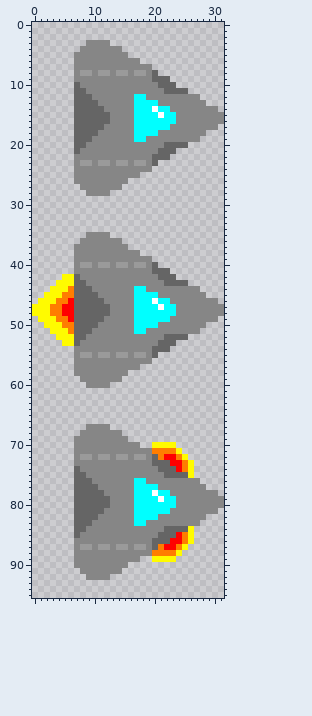
Two states of a sprite sheet, images/ship.png. Above, as it was before the edit.
The file is 32x96 pixels. Colours within 5 levels of each other are drawn and written as one.
New version:
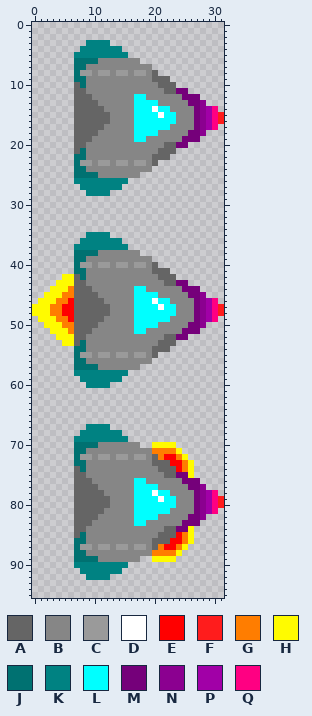
Palette (. is transparent): A #656565  B #868686  C #9a9a9a  D #ffffff  E #ff0000  F #ff1c1c  G #ff7d00  H #fffb00  J #007171  K #008282  L #00ffff  M #75007a  N #8b0090  P #a100a7  Q #ff0082
Author's note on the commit: Added markers to help see ship rotation
From old to new:
Colour B gives way to colour F in rows 15 to 16 at x 31; in rows 47 to 48 at x 31; in rows 79 to 80 at x 31.
Colour B gives way to colour J in row 6 at x 7 to 10; in row 7 at x 7 to 8; in row 8 at x 7; in row 9 at x 7 to 8; in row 10 at x 8; in row 21 at x 8.
Colour B gives way to colour J in row 22 at x 7 to 8; in row 23 at x 7; in row 24 at x 7 to 8; in row 25 at x 7 to 10; in row 38 at x 7 to 10; in row 39 at x 7 to 8.
Colour B gives way to colour J in row 40 at x 7; in row 41 at x 7 to 8; in row 42 at x 8; in row 53 at x 8; in row 54 at x 7 to 8; in row 55 at x 7.
Colour B gives way to colour J in row 56 at x 7 to 8; in row 57 at x 7 to 10; in row 70 at x 7 to 10; in row 71 at x 7 to 8; in row 72 at x 7; in row 73 at x 7 to 8.
Colour B gives way to colour J in row 74 at x 8; in row 85 at x 8; in row 86 at x 7 to 8; in row 87 at x 7; in row 88 at x 7 to 8; in row 89 at x 7 to 10.
Colour B gives way to colour K in row 3 at x 9 to 12; in row 4 at x 8 to 14; in row 5 at x 7 to 15; in row 26 at x 7 to 15; in row 27 at x 8 to 14; in row 28 at x 9 to 12.
Colour B gives way to colour K in row 35 at x 9 to 12; in row 36 at x 8 to 14; in row 37 at x 7 to 15; in row 58 at x 7 to 15; in row 59 at x 8 to 14; in row 60 at x 9 to 12.
Colour B gives way to colour K in row 67 at x 9 to 12; in row 68 at x 8 to 14; in row 69 at x 7 to 15; in row 90 at x 7 to 15; in row 91 at x 8 to 14; in row 92 at x 9 to 12.
Colour A gives way to colour M in row 11 at x 24 to 25; in row 20 at x 24 to 25; in row 43 at x 24 to 25; in row 52 at x 24 to 25; in row 75 at x 24 to 25; in row 84 at x 24 to 25.
Colour B gives way to colour M in row 12 at x 25 to 27; in row 13 at x 26 to 27; in rows 14 to 17 at x 27; in row 18 at x 26 to 27; in row 19 at x 25 to 27; in row 44 at x 25 to 27.
Colour B gives way to colour M in row 45 at x 26 to 27; in rows 46 to 49 at x 27; in row 50 at x 26 to 27; in row 51 at x 25 to 27; in row 76 at x 25 to 27; in row 77 at x 26 to 27.
Colour B gives way to colour M in rows 78 to 81 at x 27; in row 82 at x 26 to 27; in row 83 at x 25 to 27.
Colour B gives way to colour N in rows 13 to 18 at x 28; in rows 45 to 50 at x 28; in rows 77 to 82 at x 28.
Colour B gives way to colour P in rows 14 to 17 at x 29; in rows 46 to 49 at x 29; in rows 78 to 81 at x 29.
Colour B gives way to colour Q in rows 14 to 17 at x 30; in rows 46 to 49 at x 30; in rows 78 to 81 at x 30.
